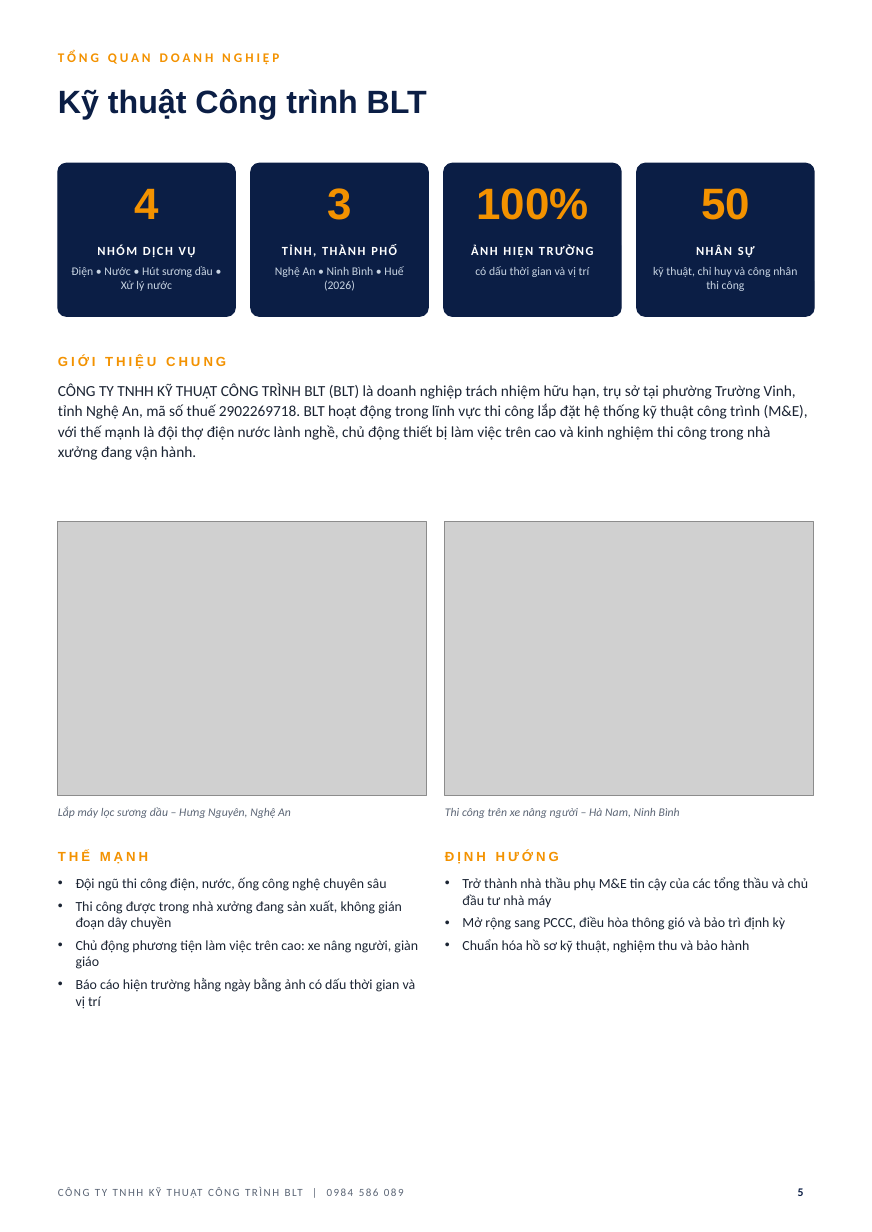
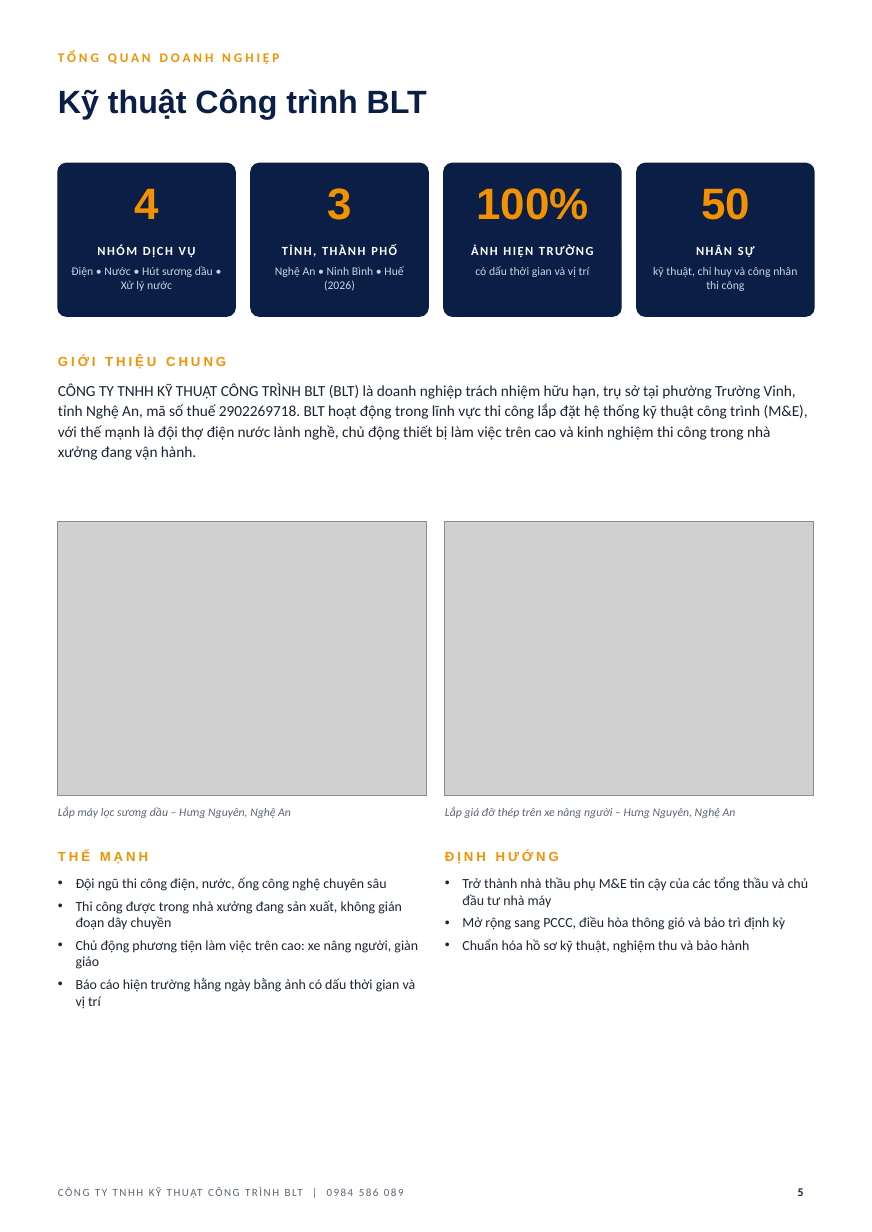
Before and after one commit to haquyenkl2-sys/C-NG-TY-CP-TH-NG-M-I-T-NG-H-P-MINH-PH-T, a slide deck: slide 5 of ho-so-nang-luc-BLT/HO_SO_NANG_LUC_BLT.pptx. Drawn at 872x1232 pixels with LibreOffice and Linux fonts; fonts in the diff are those of the drawing; grey boxes stand for pictures; background and template pictures are left out. Boxes give left, top, right and bottom in pixels: in the first picture for what was removed or moved away, otherwise in the second. Text is boxed around its words. In the diff, an @@ line names an element or a change of style, - is before the commit and + after.

```diff
--- a/ho-so-nang-luc-BLT/HO_SO_NANG_LUC_BLT.pptx
+++ b/ho-so-nang-luc-BLT/HO_SO_NANG_LUC_BLT.pptx
@@ text at (445,806,736,818): text changed @@
-Thi công trên xe nâng người – Hà Nam, Ninh Bình
+Lắp giá đỡ thép trên xe nâng người – Hưng Nguyên, Nghệ An
```
Also in this commit, not shown: 18 other slides changed, 4 other files.
